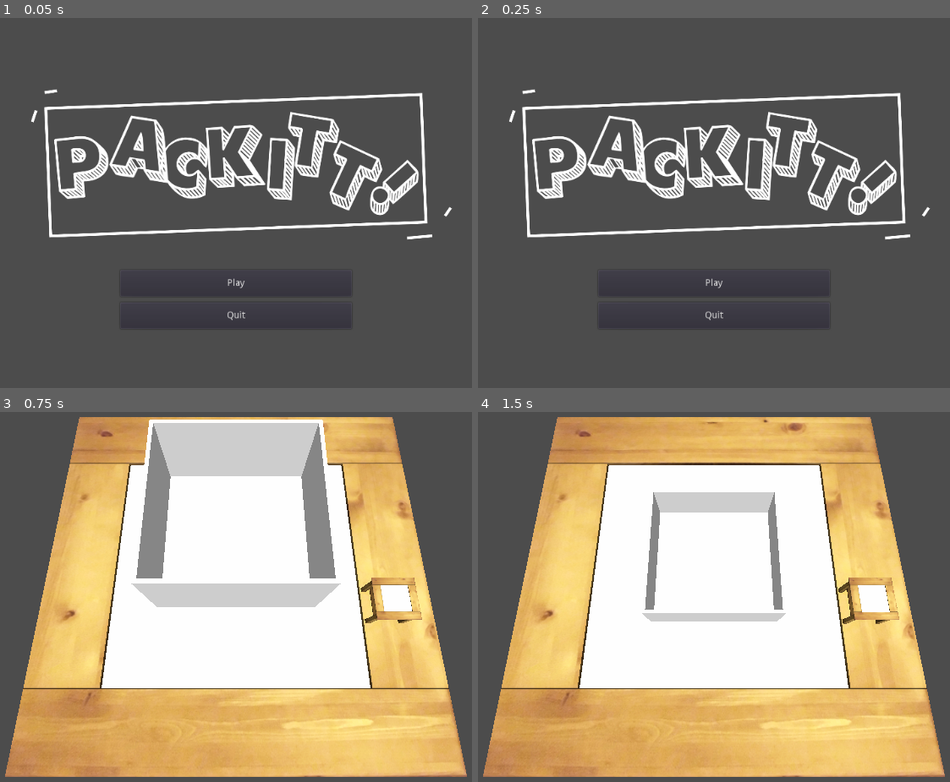
Above: before the commit, frames 1-4 (two rows, left to right).
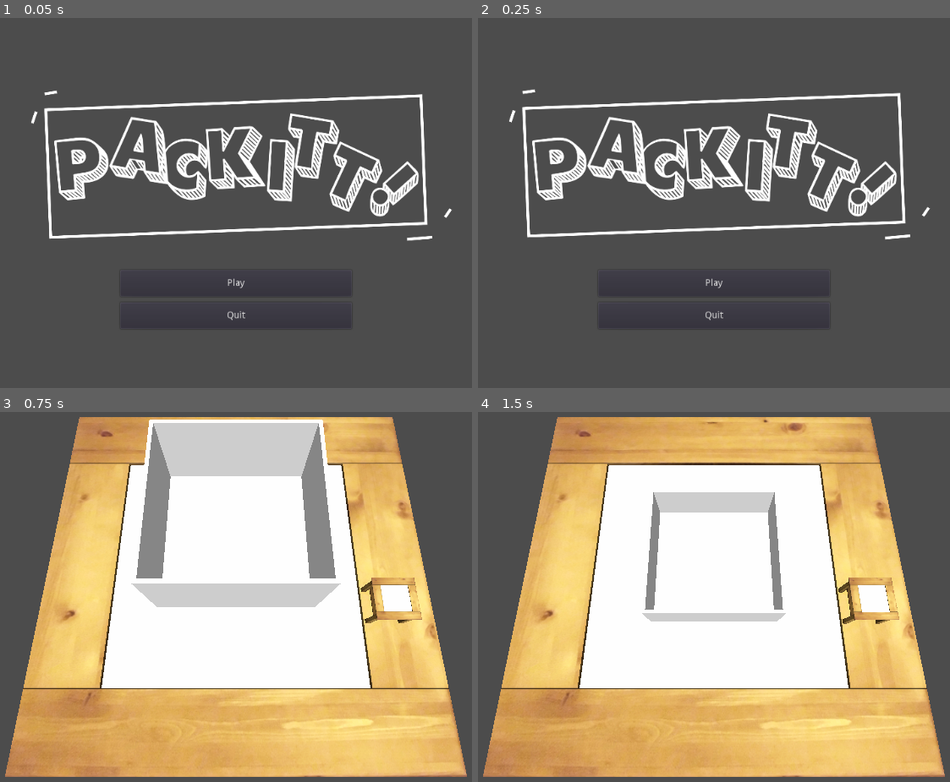
Above: after the commit, the same moments.

Repository: drkitt/packitt
Game: Godot game, scene res://title_screen.tscn
The game is run twice, just before and just after one commit, with the same random seed, the same clock (stepped at 60 frames per second) and the same inputs. This scene is started directly instead of the project's main scene.
Inputs (mouse positions are in pixels of both pictures, inside the frame that each line leads up to):
- Up to frame 1 (0.05 s): no input
- Up to frame 2 (0.25 s): no input
- Up to frame 3 (0.75 s): click "Play" at 0.5 s
- Up to frame 4 (1.5 s): move the mouse to (865, 574) at 1.27 s; click (865, 574) at 1.42 s

The runs differ from the first frame. In frame 1, 5.7% of the frame differs, in the area x 6-96%, y 19-61%; in frame 2, 3.9%; in frame 3, nothing differs; in frame 4, nothing differs.

Commit message:
Make the logo wiggle

Diff:
--- a/CSSA Game Jam 2022/title_screen.tscn
+++ b/CSSA Game Jam 2022/title_screen.tscn
@@ -1,8 +1,9 @@
-[gd_scene load_steps=4 format=2]
+[gd_scene load_steps=5 format=2]
 
 [ext_resource path="res://logo/logo_dark_bg.png" type="Texture" id=1]
 [ext_resource path="res://title_screen.gd" type="Script" id=2]
 [ext_resource path="res://logo/box_dark_bg.png" type="Texture" id=3]
+[ext_resource path="res://ui_wiggler.gd" type="Script" id=4]
 
 [node name="Title screen" type="MarginContainer"]
 anchor_right = 1.0
@@ -34,6 +35,9 @@
 texture = ExtResource( 3 )
 expand = true
 stretch_mode = 1
+script = ExtResource( 4 )
+frequency = 4.0
+amplitude = 2.0
 
 [node name="Logo text" type="TextureRect" parent="CenterContainer/VBoxContainer/CenterContainer"]
 margin_left = 5.0
@@ -43,9 +47,13 @@
 texture = ExtResource( 1 )
 expand = true
 stretch_mode = 1
+script = ExtResource( 4 )
 __meta__ = {
 "_edit_use_anchors_": false
 }
+frequency = 4.0
+amplitude = 2.0
+phase = 1.0
 
 [node name="VBoxContainer" type="VBoxContainer" parent="CenterContainer/VBoxContainer"]
 margin_top = 304.0
--- /dev/null
+++ b/CSSA Game Jam 2022/ui_wiggler.gd
@@ -0,0 +1,14 @@
+extends TextureRect
+
+
+export(bool) var wiggling = true
+export(float) var frequency = 1
+export(float) var amplitude = 1
+export(float) var phase = 0
+
+var accumulator: float = 0
+
+func _process(delta: float) -> void:
+	if wiggling:
+		accumulator += delta
+		rect_position.y = amplitude * sin(2 * PI * frequency * accumulator + phase)
